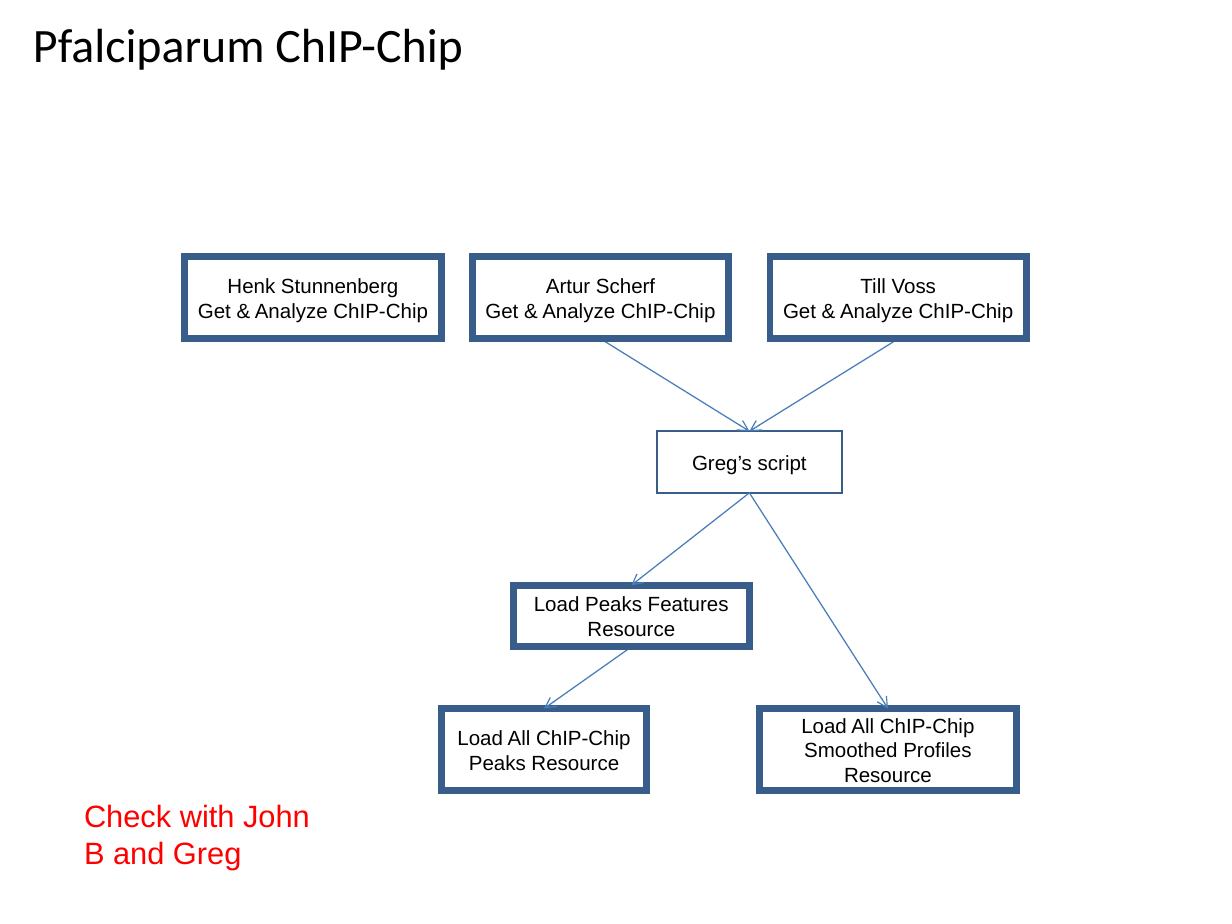
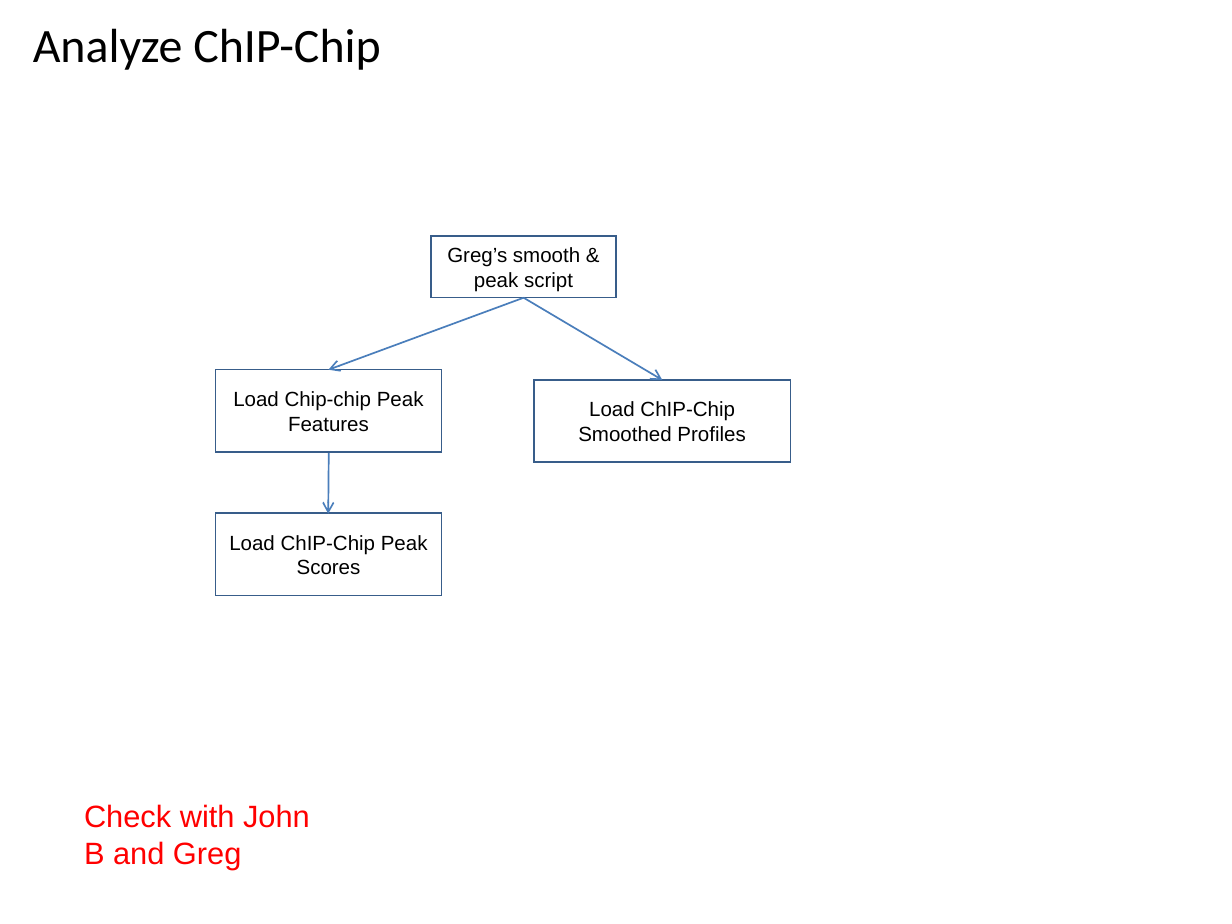
Before and after one commit to VEuPathDB/ApiCommonWorkflow, a slide deck: slide 38 of Main/doc/IntegratedWorkflow.ppt (slide 19 before the commit). Drawn at 1232x924 pixels with LibreOffice and Linux fonts; fonts in the diff are those of the drawing. Boxes give left, top, right and bottom in pixels: in the first picture for what was removed or moved away, otherwise in the second. Text is boxed around its words. In the diff, an @@ line names an element or a change of style, - is before the commit and + after.

```diff
--- a/Main/doc/IntegratedWorkflow.ppt
+++ b/Main/doc/IntegratedWorkflow.ppt
@@ title at bbox=[33, 28, 380, 70]: text changed @@
-Pfalciparum ChIP-Chip
+Analyze ChIP-Chip
@@ rectangle "Greg’s smooth & peak script": place and size @@
-rectangle "Greg’s smooth & peak script" at bbox=[657, 431, 841, 493]
+rectangle "Greg’s smooth & peak script" at bbox=[431, 237, 616, 298]
@@ rectangle removed at bbox=[185, 256, 441, 339] @@
-Henk Stunnenberg
-Get & Analyze ChIP-Chip
@@ text in rectangle at bbox=[447, 247, 580, 292]: text changed @@
-Greg’s script
+Greg’s smooth & peak script
@@ rectangle removed at bbox=[472, 256, 728, 339] @@
-Artur Scherf
-Get & Analyze ChIP-Chip
@@ rectangle removed at bbox=[770, 256, 1026, 339] @@
-Till Voss
-Get & Analyze ChIP-Chip
@@ arrow added from (524, 298) to (329, 370), #4A7EBB 0.99 pt @@
@@ arrow moved from (600, 339) - (749, 431) to (524, 298) - (663, 379) @@
@@ arrow (524, 298) - (663, 379): stroke #4A7EBB 0.74 pt to #4A7EBB 0.99 pt @@
@@ arrow removed from (898, 339) to (749, 431) @@
@@ rectangle added at bbox=[216, 370, 441, 452], outline #385D8A 0.99 pt, 12 pt, text #000000 @@
+Load Chip-chip Peak Features
@@ rectangle "Load ChIP-Chip Smoothed Profiles": place and size @@
-rectangle "Load ChIP-Chip Smoothed Profiles" at bbox=[760, 708, 1016, 791]
+rectangle "Load ChIP-Chip Smoothed Profiles" at bbox=[533, 379, 790, 462]
@@ rectangle "Load ChIP-Chip Smoothed Profiles" at bbox=[533, 379, 790, 462]: outline #385D8A 4 pt to #385D8A 0.99 pt @@
@@ text in rectangle at bbox=[578, 401, 745, 442]: text changed @@
-Load All ChIP-Chip Smoothed Profiles Resource
+Load ChIP-Chip Smoothed Profiles
@@ arrow added from (329, 452) to (328, 514), #4A7EBB 0.99 pt @@
@@ arrow removed from (749, 493) to (631, 585) @@
@@ arrow removed from (749, 493) to (888, 708) @@
@@ rectangle added at bbox=[216, 514, 441, 596], outline #385D8A 0.99 pt, 12 pt, text #000000 @@
+Load ChIP-Chip Peak Scores
@@ rectangle removed at bbox=[514, 585, 750, 647] @@
-Load Peaks Features Resource
@@ arrow removed from (632, 647) to (545, 708) @@
@@ rectangle removed at bbox=[441, 708, 647, 791] @@
-Load All ChIP-Chip Peaks Resource
```
Also in this commit, not shown: 2 other slides changed, 2 slides added.
